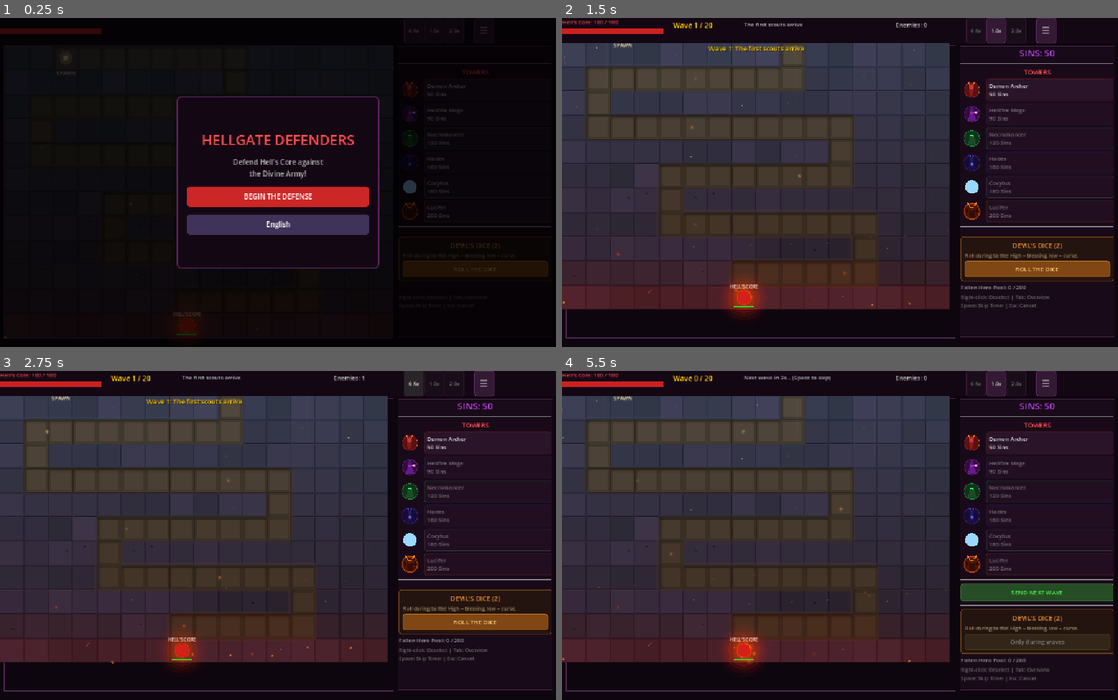
Above: before the commit, frames 1-4 (two rows, left to right).
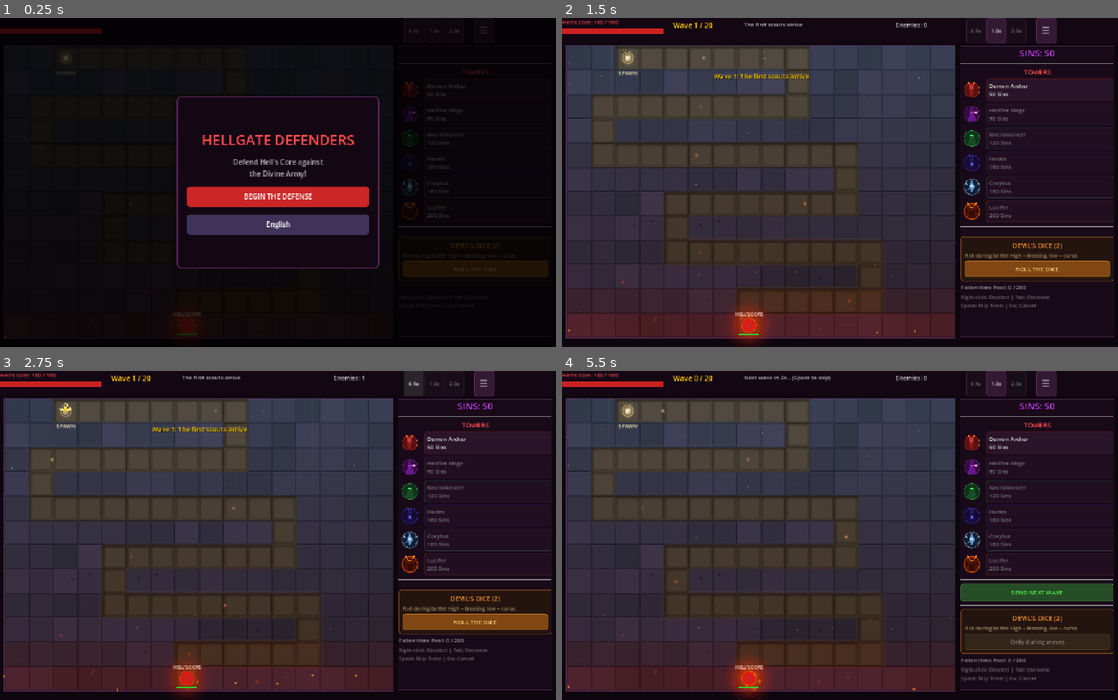
Above: after the commit, the same moments.

Repository: jiajie96/demongate
Game: Godot game, scene res://scenes/main.tscn
The game is run twice, just before and just after one commit, with the same random seed, the same clock (stepped at 60 frames per second) and the same inputs.
Inputs:
- Up to frame 1 (0.25 s): no input
- Up to frame 2 (1.5 s): click "BEGIN THE DEFENSE" at 0.5 s; click "SEND NEXT WAVE" at 1.25 s
- Up to frame 3 (2.75 s): click "0.5x" at 2 s
- Up to frame 4 (5.5 s): click "1.0x" at 2.75 s; click "2.0x" at 3.5 s; click "☰" at 4.25 s; click "Restart" at 5 s

The runs differ from the first frame. In frame 1, less than 0.1% of the frame differs, in the area x 72-76%, y 49-54%; in frame 2, 22%, in the area x 0-76%, y 7-100%; in frame 3, 22%; in frame 4, 22%.

Commit message:
Fix board shift, add Cocytus icon, beam lock-on targeting
- Fix screen shake resetting position to (0,0) instead of base offset (10,55)
- Store _base_position in _ready() and shake relative to it
- Add Cocytus ice crystal icon to tower_icon.gd
- Beam towers now lock onto targets beyond range until target dies
- Re-target only when locked enemy is dead, preserving damage stacks

Diff:
--- a/scripts/autoload/game_manager.gd
+++ b/scripts/autoload/game_manager.gd
@@ -684,7 +684,7 @@
 			_lucifer_pulse(t)
 			continue
 
-		# Beelzebub beam tower: instant hit, ramping damage on same target
+		# Beam tower: lock onto target, keep attacking even out of range, re-target only on death
 		if t["is_beam"]:
 			var effective_speed: float = t["attack_speed"] * perm_speed_buff
 			if t["hades_buffed"]:
@@ -692,27 +692,37 @@
 			t["cooldown"] -= dt
 			if t["cooldown"] > 0:
 				continue
-			# Target highest HP enemy in range (boss seeker)
-			var best = null
-			var best_hp := -1.0
-			var r2: float = t["range"] * t["range"]
-			for e in enemies:
-				if not e["alive"]:
-					continue
-				var dx: float = e["x"] - t["x"]
-				var dy: float = e["y"] - t["y"]
-				if dx * dx + dy * dy > r2:
-					continue
-				if e["hp"] > best_hp:
-					best_hp = e["hp"]
-					best = e
-			t["target"] = best
-			if best == null:
+
+			# Try to keep current locked target
+			var locked_target = null
+			if t["beam_target_id"] >= 0:
+				for e in enemies:
+					if e["id"] == t["beam_target_id"] and e["alive"]:
+						locked_target = e
+						break
+
+			# If locked target is dead or none, find new target in range
+			if locked_target == null:
 				t["beam_target_id"] = -1
 				t["beam_stacks"] = 0
+				var best_hp := -1.0
+				var r2: float = t["range"] * t["range"]
+				for e in enemies:
+					if not e["alive"]:
+						continue
+					var dx: float = e["x"] - t["x"]
+					var dy: float = e["y"] - t["y"]
+					if dx * dx + dy * dy > r2:
+						continue
+					if e["hp"] > best_hp:
+						best_hp = e["hp"]
+						locked_target = e
+
+			t["target"] = locked_target
+			if locked_target == null:
 				continue
 			t["cooldown"] = 1.0 / effective_speed
-			_cocytus_spike(t, best)
+			_cocytus_spike(t, locked_target)
 			continue
 
 		var effective_speed: float = t["attack_speed"] * perm_speed_buff
--- a/scripts/game_world.gd
+++ b/scripts/game_world.gd
@@ -2,13 +2,26 @@
 
 var font: Font
 var T: int  # tile size shorthand
+var _base_position: Vector2
 
 func _ready() -> void:
 	font = ThemeDB.fallback_font
 	T = Config.TILE_SIZE
+	_base_position = position  # preserve scene-configured offset (10, 55)
 	Audio.start_music()
 
 func _process(dt: float) -> void:
+	# Screen shake — always update position even when paused/menu
+	if GM.screen_shake > 0 and GM.phase == "playing" and not GM.paused:
+		var shake_t: float = clampf(GM.screen_shake / 0.3, 0.0, 1.0)
+		var intensity: float = GM.screen_shake_intensity * shake_t
+		position = _base_position + Vector2(
+			sin(GM.game_time * 60.0) * intensity,
+			cos(GM.game_time * 47.0) * intensity * 0.7
+		)
+	elif position != _base_position:
+		position = _base_position
+
 	if GM.phase != "playing":
 		queue_redraw()
 		return
@@ -23,17 +36,6 @@
 	GM.update_towers(dt)
 	GM.update_projectiles(dt)
 	GM.update_effects(dt)
-
-	# Screen shake — offset the node position
-	if GM.screen_shake > 0:
-		var shake_t: float = clampf(GM.screen_shake / 0.3, 0.0, 1.0)
-		var intensity: float = GM.screen_shake_intensity * shake_t
-		position = Vector2(
-			sin(GM.game_time * 60.0) * intensity,
-			cos(GM.game_time * 47.0) * intensity * 0.7
-		)
-	elif position != Vector2.ZERO:
-		position = Vector2.ZERO
 
 	# Track mouse in local coordinates
 	var local_mouse := get_local_mouse_position()
@@ -2526,6 +2528,22 @@
 			GM.show_overview = event.pressed
 			get_viewport().set_input_as_handled()
 			return
+		if event.pressed and event.keycode == KEY_J and event.is_command_or_control_pressed():
+			GM.sins += 99999
+			GM.notify("Cheat: +99999 Sins", Color(1, 0.2, 0.8))
+			get_viewport().set_input_as_handled()
+			return
+		if event.pressed and event.keycode == KEY_K and event.is_command_or_control_pressed():
+			# Skip to wave 15 — clear current wave and jump
+			GM.enemies.clear()
+			GM.projectiles.clear()
+			GM.spawn_queue.clear()
+			GM.wave_active = false
+			GM.wave = 14
+			GM.between_wave_timer = 1.0
+			GM.notify("Cheat: Skipping to wave 15", Color(1, 0.2, 0.8))
+			get_viewport().set_input_as_handled()
+			return
 
 		if event.pressed:
 			match event.keycode:
--- a/scripts/tower_icon.gd
+++ b/scripts/tower_icon.gd
@@ -136,6 +136,30 @@
 			]), Color(0.5, 0.7, 0.3, 0.4))
 			# Beam glow
 			draw_line(Vector2(cx, cy + 4*s), Vector2(cx, cy + 14*s), Color(0.5, 0.9, 0.15, 0.6), 2.0)
+		"cocytus":
+			# Mini cocytus — icy blue aura, crystal spire, frost
+			var pulse: float = 0.1 + 0.05 * sin(Time.get_ticks_msec() * 0.003)
+			draw_circle(Vector2(cx, cy), 16 * s, Color(0.5, 0.8, 1.0, pulse))
+			draw_circle(Vector2(cx, cy), 14 * s, Color(0.08, 0.12, 0.2))
+			draw_arc(Vector2(cx, cy), 14 * s, 0, TAU, 16, Color(0.6, 0.85, 1.0, 0.5), 1.2)
+			# Ice crystal body (diamond shape)
+			draw_colored_polygon(PackedVector2Array([
+				Vector2(cx, cy - 12*s), Vector2(cx + 6*s, cy),
+				Vector2(cx, cy + 10*s), Vector2(cx - 6*s, cy)
+			]), Color(0.35, 0.55, 0.75))
+			# Inner facet highlight
+			draw_colored_polygon(PackedVector2Array([
+				Vector2(cx, cy - 8*s), Vector2(cx + 3*s, cy),
+				Vector2(cx, cy + 6*s), Vector2(cx - 1*s, cy - 2*s)
+			]), Color(0.5, 0.7, 0.9, 0.6))
+			# Frost spikes radiating
+			draw_line(Vector2(cx - 8*s, cy - 4*s), Vector2(cx - 12*s, cy - 8*s), Color(0.6, 0.85, 1.0, 0.7), 1.5)
+			draw_line(Vector2(cx + 8*s, cy - 4*s), Vector2(cx + 12*s, cy - 8*s), Color(0.6, 0.85, 1.0, 0.7), 1.5)
+			draw_line(Vector2(cx - 6*s, cy + 4*s), Vector2(cx - 10*s, cy + 6*s), Color(0.6, 0.85, 1.0, 0.5), 1.0)
+			draw_line(Vector2(cx + 6*s, cy + 4*s), Vector2(cx + 10*s, cy + 6*s), Color(0.6, 0.85, 1.0, 0.5), 1.0)
+			# Glowing core
+			draw_circle(Vector2(cx, cy - 2*s), 3*s, Color(0.6, 0.9, 1.0, 0.5))
+			draw_circle(Vector2(cx, cy - 2*s), 1.5*s, Color(0.8, 0.95, 1.0, 0.8))
 		_:
 			# Fallback circle
 			draw_circle(Vector2(cx, cy), 12 * s, tower_color)
